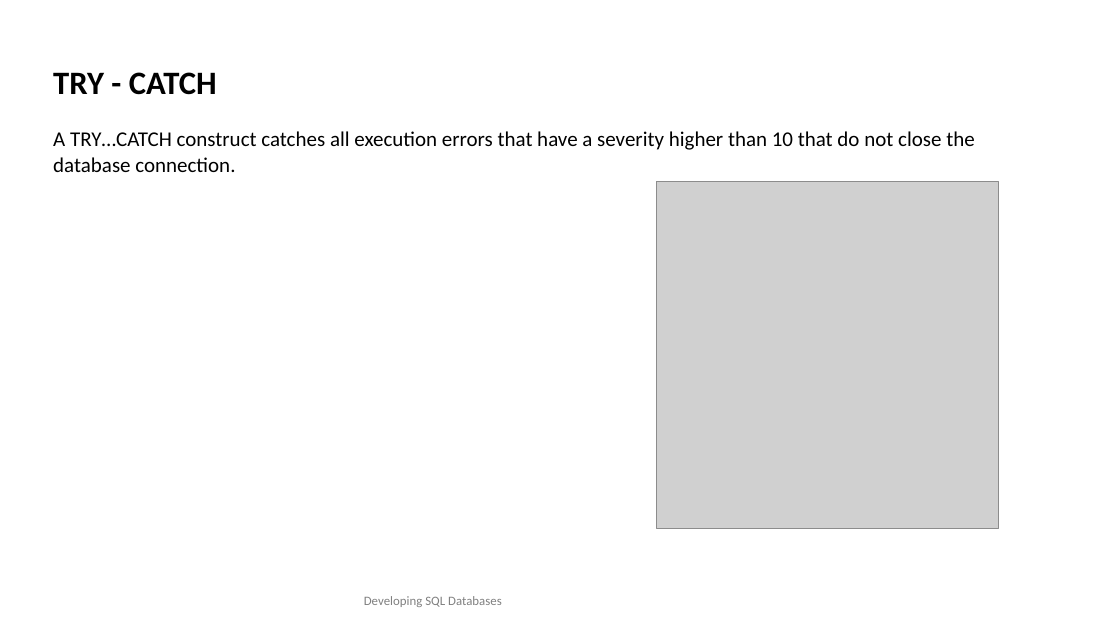
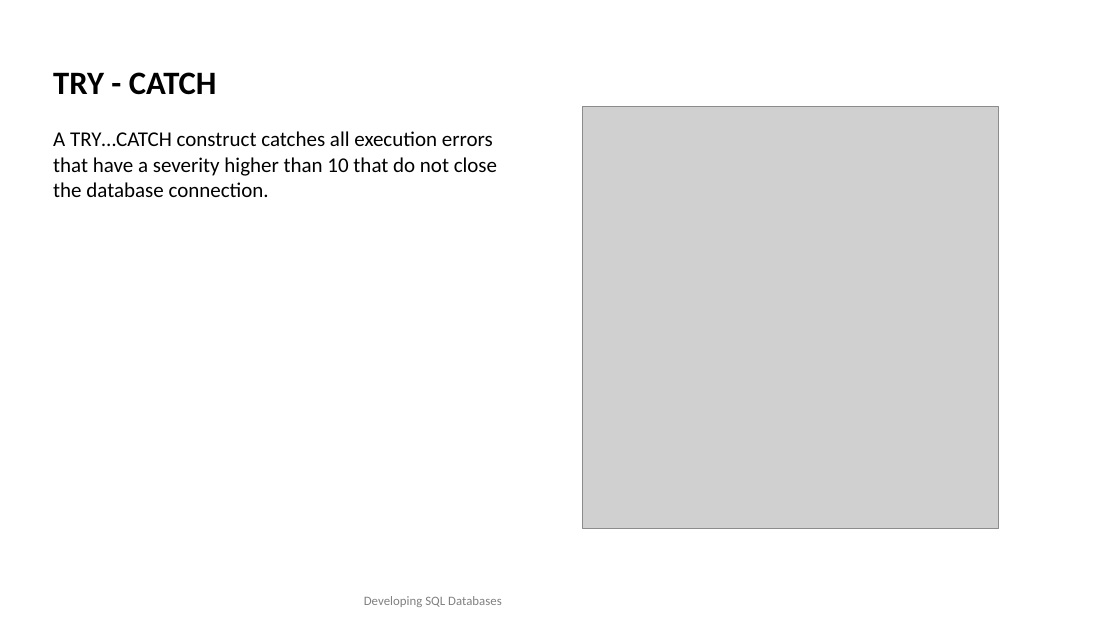
Before and after one commit to TKostyrka/70762DevSQLDB, a slide deck: slide 10 of DEVSQL_14_ErrorHandling/DEVSQL_14_ErrorHandling.pptx (slide 11 before the commit). Drawn at 1120x630 pixels with LibreOffice and Linux fonts; fonts in the diff are those of the drawing; grey boxes stand for pictures. Boxes give left, top, right and bottom in pixels: in the first picture for what was removed or moved away, otherwise in the second. Text is boxed around its words. In the diff, an @@ line names an element or a change of style, - is before the commit and + after.

```diff
--- a/DEVSQL_14_ErrorHandling/DEVSQL_14_ErrorHandling.pptx
+++ b/DEVSQL_14_ErrorHandling/DEVSQL_14_ErrorHandling.pptx
@@ text "TRY - CATCH" rewrapped from (53,72,974,172) to (53,72,497,197) @@
@@ picture: place and size @@
-picture at (657,181,998,528)
+picture at (583,107,998,528)
```
Also in this commit, not shown: 7 other slides changed, 1 slide removed, 3 other files.
